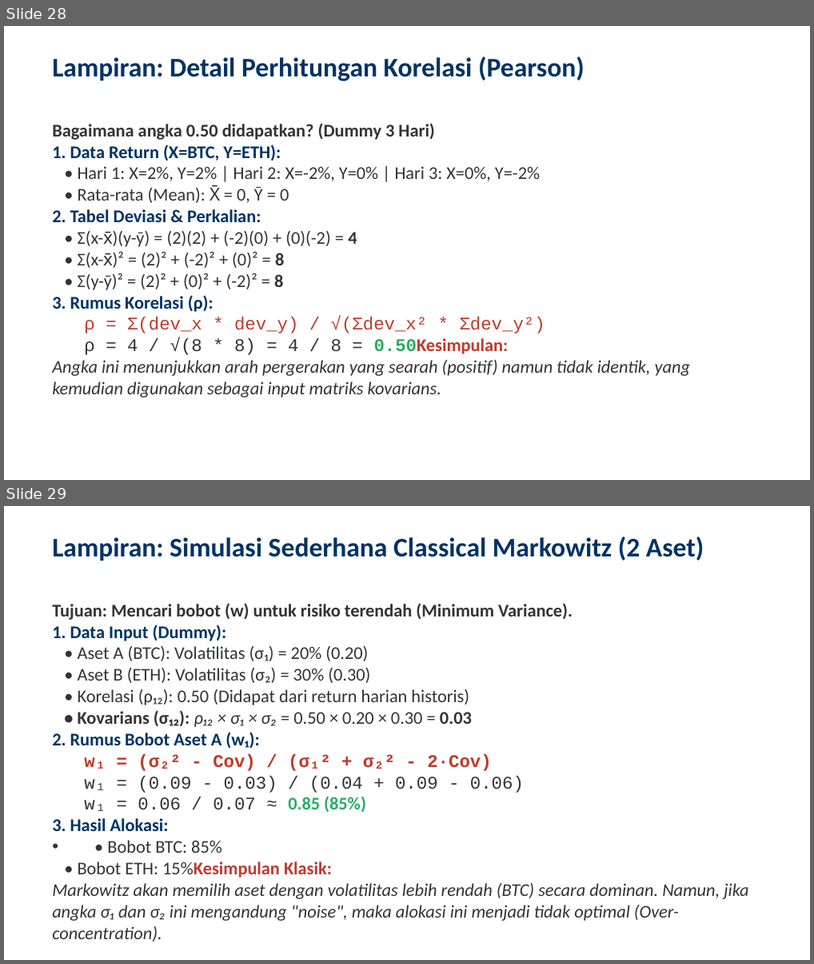
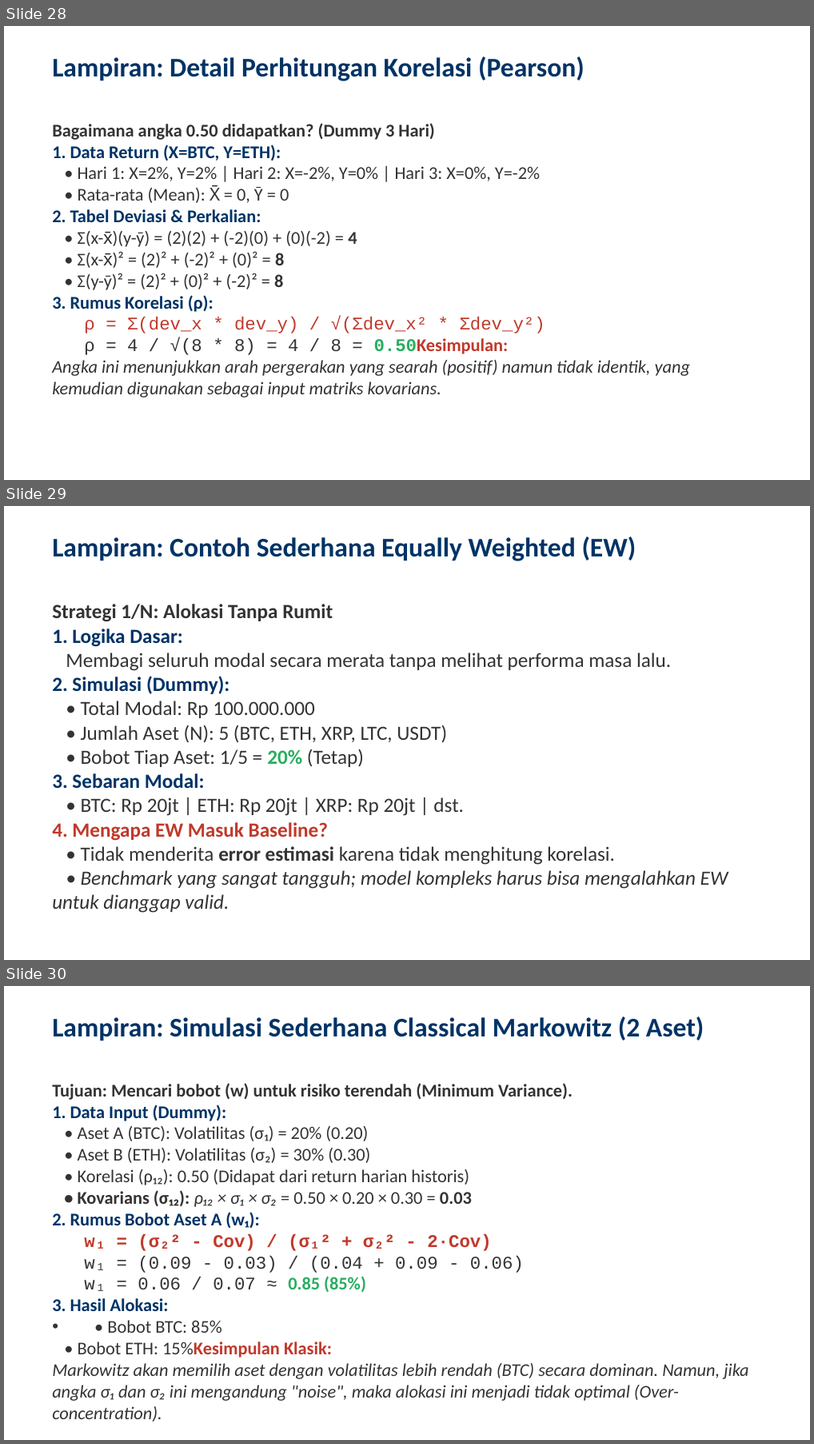
Before and after one commit to ragilrojo/RepoThesis, a slide deck: Presentasi_Proposal_Update.pptx. Shown one above the other, each under a label of ours: slides 28 and 29 before the commit, slides 28, 29 and 30 after it. The pictures are 814x964 and 814x1444 pixels, drawn with LibreOffice and Linux fonts; fonts in the diff are those of the drawing. Boxes give left, top, right and bottom in pixels: in the first picture for what was removed or moved away, otherwise in the second. Text is boxed around its words. In the diff, an @@ line names an element or a change of style, - is before the commit and + after.

Commit message:
feat: add Equally Weighted (EW) example slide to presentation

```diff
--- a/Presentasi_Proposal_Update.pptx
+++ b/Presentasi_Proposal_Update.pptx
@@ slide 29 added at [4, 506, 810, 960], background #FFFFFF @@
@@ text added at [52, 536, 637, 561], 24 pt, text #003366, bold @@
+Lampiran: Contoh Sederhana Equally Weighted (EW)
@@ text added at [52, 604, 729, 912], 18 pt, text #333333 @@
+Strategi 1/N: Alokasi Tanpa Rumit
+1. Logika Dasar:
+Membagi seluruh modal secara merata tanpa melihat performa masa lalu.
+2. Simulasi (Dummy):
+• Total Modal: Rp 100.000.000
+• Jumlah Aset (N): 5 (BTC, ETH, XRP, LTC, USDT)
+• Bobot Tiap Aset: 1/5 = 20% (Tetap)
+3. Sebaran Modal:
+• BTC: Rp 20jt | ETH: Rp 20jt | XRP: Rp 20jt | dst.
+4. Mengapa EW Masuk Baseline?
+• Tidak menderita error estimasi karena tidak menghitung korelasi.
+• Benchmark yang sangat tangguh; model kompleks harus bisa mengalahkan EW untuk dianggap valid.
@@ what was slide 29 is now slide 30 @@
```
Also in this commit, not shown: 2 other slides added, 1 other file.
